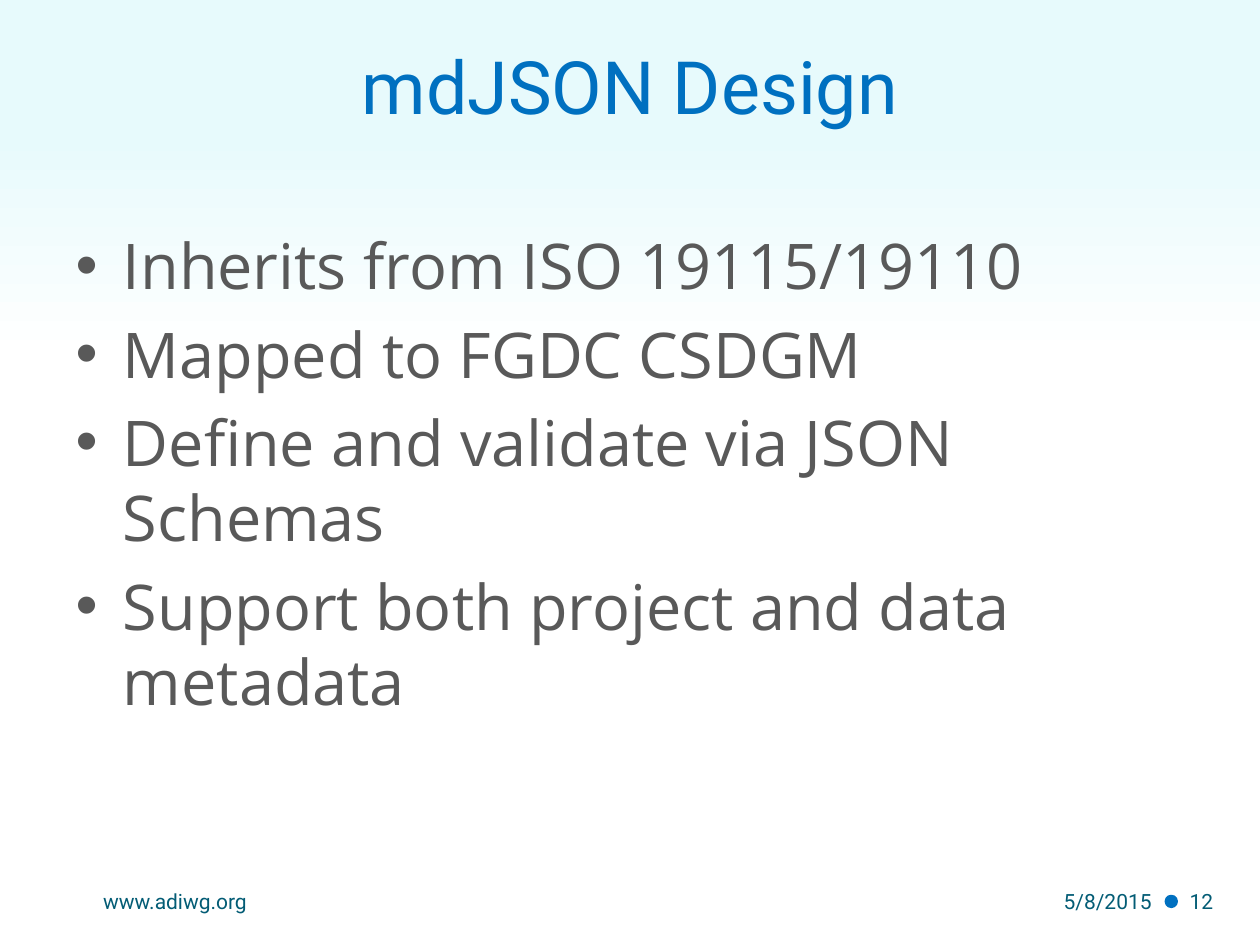
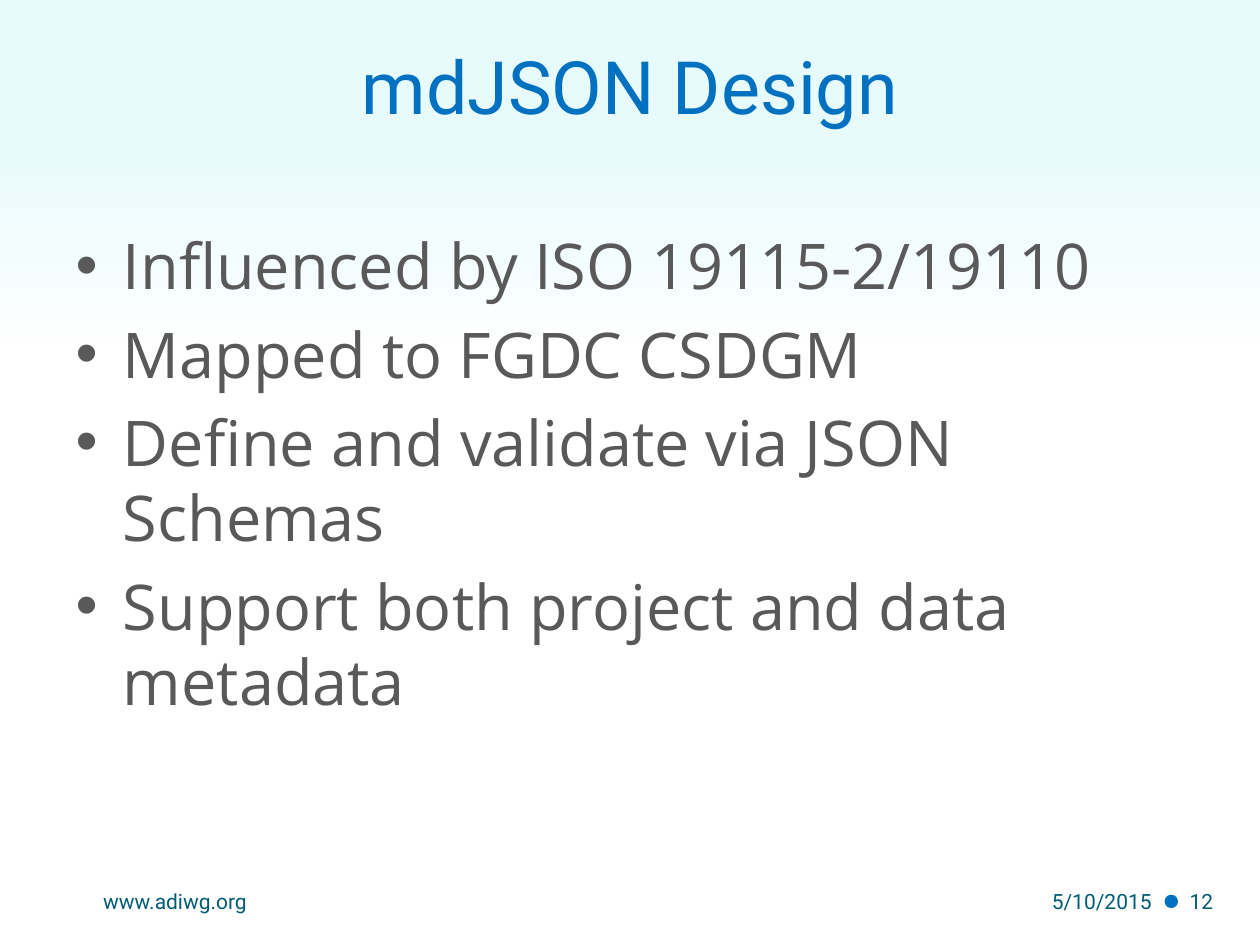
Before and after one commit to adiwg/mdWorkshop, a slide deck: slide 12 of S1.2_Toolkit_Development.pptx. Drawn at 1260x945 pixels with LibreOffice and Linux fonts; fonts in the diff are those of the drawing; background and template pictures are left out. Boxes give left, top, right and bottom in pixels: in the first picture for what was removed or moved away, otherwise in the second. Text is boxed around its words. In the diff, an @@ line names an element or a change of style, - is before the commit and + after.

```diff
--- a/S1.2_Toolkit_Development.pptx
+++ b/S1.2_Toolkit_Development.pptx
@@ text at box(123, 241, 1091, 304): text changed @@
-• Inherits from ISO 19115/19110
+• Influenced by ISO 19115-2/19110
@@ text at box(1052, 894, 1152, 911): text changed @@
-5/8/2015
+5/10/2015
```
Also in this commit, not shown: 13 other slides changed, 4 other files.
